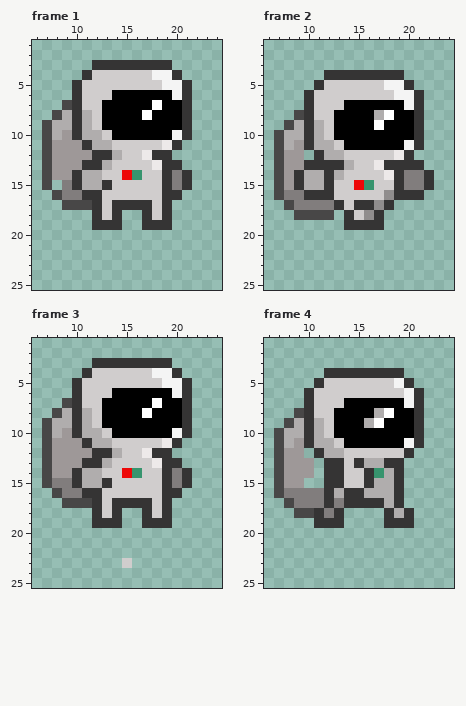
A pixel-art file gets an edit: Personajes/Astronauta Corriendo.ase. Above is the file before it was changed.
32x32 pixels, 4 frames. Shown: frame 1: x 6..24, y 1..25; frame 2: x 6..24, y 1..25; frame 3: x 6..24, y 1..25; frame 4: x 6..24, y 1..25.
The result:
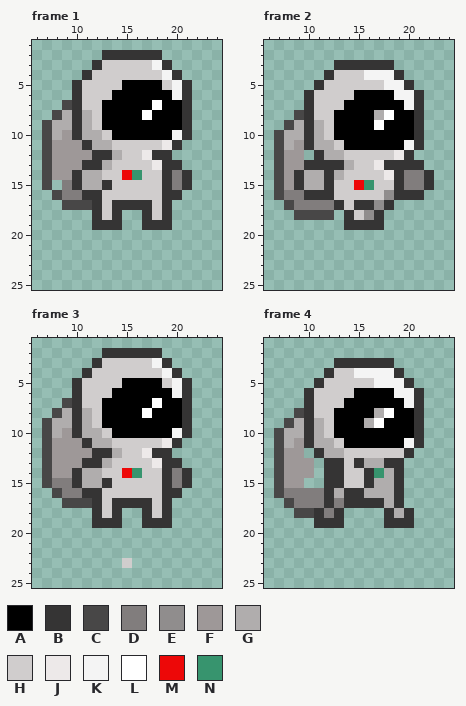
Palette (. is transparent): A #000000  B #353434  C #484747  D #817d7d  E #908d8d  F #9e9898  G #b0adad  H #d0cdcd  J #ede9e9  K #f4f4f4  L #ffffff  M #ed0808  N #37946e
Commit: fix: fixing up the `Casco` the Astronaut
The exact change:
Frame 1, layer "Casco":
Colour H becomes colour A in row 5 at x 15 to 18.
The author put colour B in row 2 at x 13 to 18.
Colour B becomes colour H in row 3 at x 13 to 17.
Colour K becomes colour H in row 4 at x 18; in row 5 at x 19.
Colour B becomes colour K in row 3 at x 18.
Frame 2, layer "Casco":
Colour H becomes colour A in row 6 at x 15 to 18.
The author put colour B in row 3 at x 13 to 18.
Colour B becomes colour H in row 4 at x 13 to 15.
Colour B becomes colour K in row 4 at x 16 to 18.
Frame 3, layer "Casco": the same change as frame 1
Frame 4, layer "Casco":
Colour H becomes colour A in row 6 at x 15 to 18.
The author put colour B in row 3 at x 13 to 18.
Colour B becomes colour H in row 4 at x 13 to 14.
Colour B becomes colour K in row 4 at x 15 to 18.
Colour H becomes colour K in row 5 at x 17 to 18; in row 6 at x 19.
Pixel boxes of the changes (left, top, right, bottom) in both pictures:
changed: (102, 50, 172, 90)
changed: (334, 60, 394, 100)
changed: (102, 348, 172, 388)
changed: (334, 358, 404, 398)
